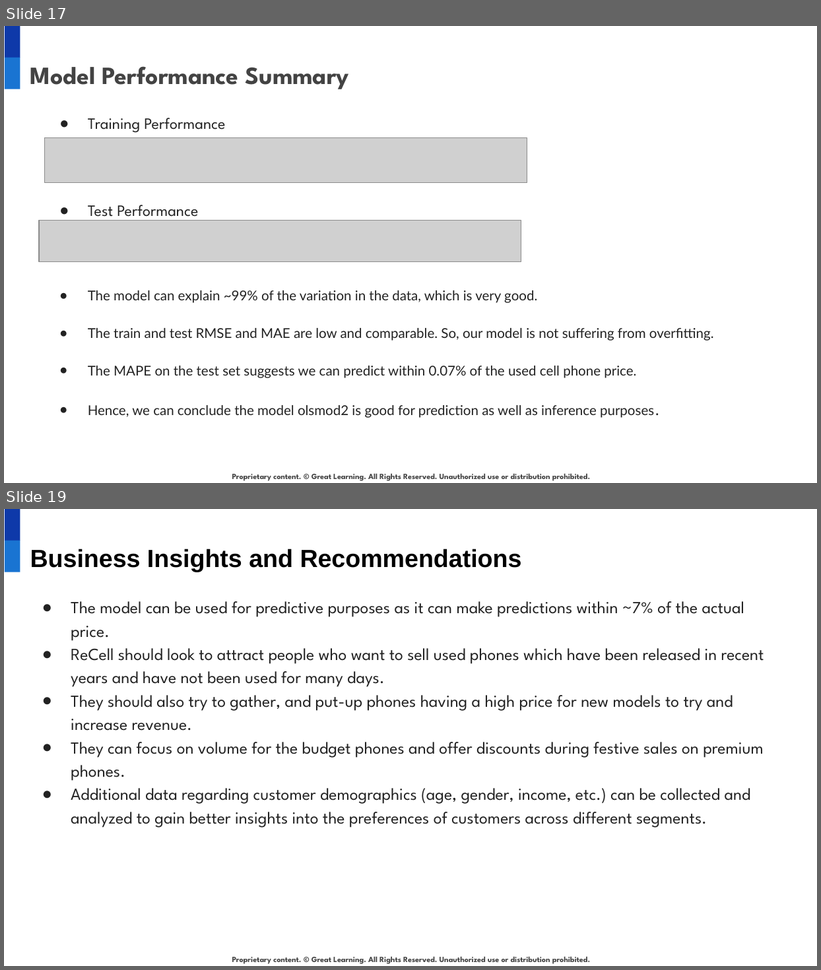
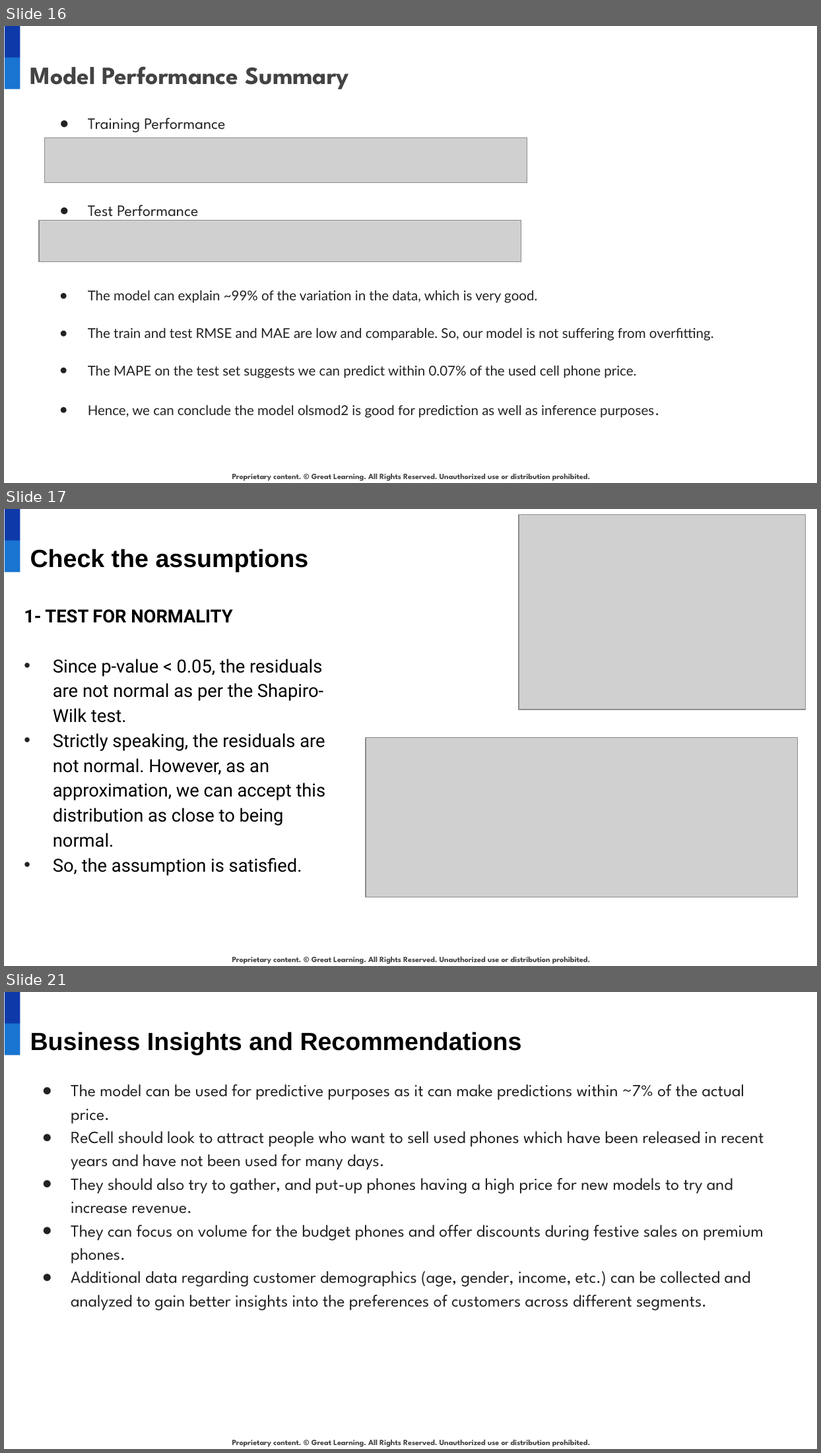
Before and after one commit to narges-shahmo/UT-Austin-Data-Science-Post-Graduate, a slide deck: linear regression/used_cellphone_presentation.pptx. Shown one above the other, each under a label of ours: slides 17 and 19 before the commit, slides 16, 17 and 21 after it; the slides between them are not shown. The pictures are 821x970 and 821x1453 pixels, drawn with LibreOffice and Linux fonts; fonts in the diff are those of the drawing; grey boxes stand for pictures; background and template pictures are left out. Boxes give left, top, right and bottom in pixels: in the first picture for what was removed or moved away, otherwise in the second. Text is boxed around its words. In the diff, an @@ line names an element or a change of style, - is before the commit and + after.

```diff
--- a/linear regression/used_cellphone_presentation.pptx
+++ b/linear regression/used_cellphone_presentation.pptx
@@ slide 17 added at (x1=4, y1=509, x2=817, y2=966), background #FFFFFF; not listed: 3 template elements that a slide beside it also shows @@
@@ picture added at (x1=519, y1=515, x2=805, y2=710) @@
@@ title added at (x1=30, y1=549, x2=309, y2=572), 22 pt, text #000000, bold @@
+Check the assumptions
@@ text added at (x1=24, y1=609, x2=326, y2=876), 16 pt, text #000000 @@
+1- TEST FOR NORMALITY
+• Since p-value < 0.05, the residuals are not normal as per the Shapiro-Wilk test.
+• Strictly speaking, the residuals are not normal. However, as an approximation, we can accept this distribution as close to being normal.
+• So, the assumption is satisfied.
@@ picture added at (x1=366, y1=737, x2=797, y2=898) @@
@@ what was slide 17 is now slide 16 @@
@@ what was slide 19 is now slide 21 @@
```
Also in this commit, not shown: 6 slides changed, 3 other slides added, 2 slides removed, 2 other files.
